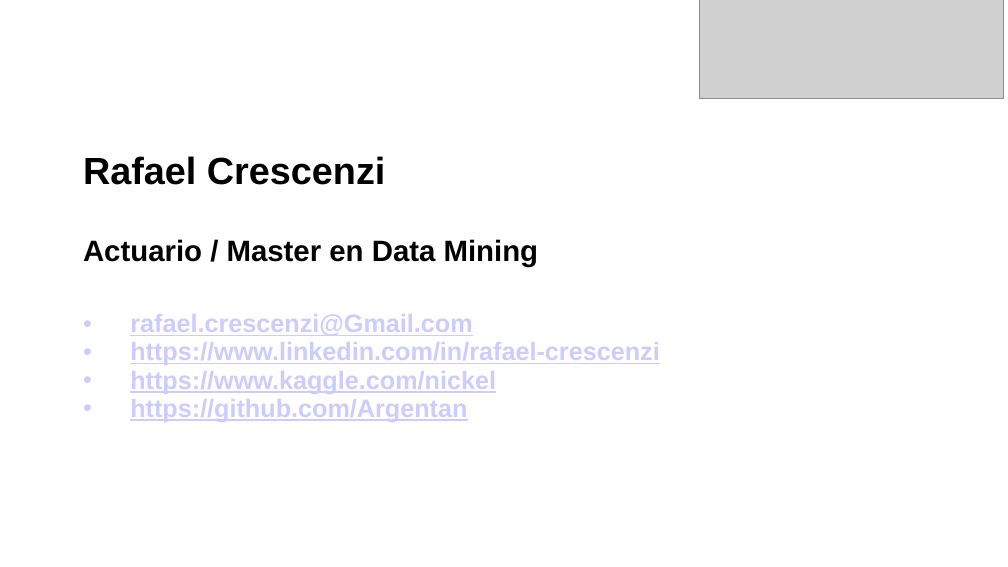
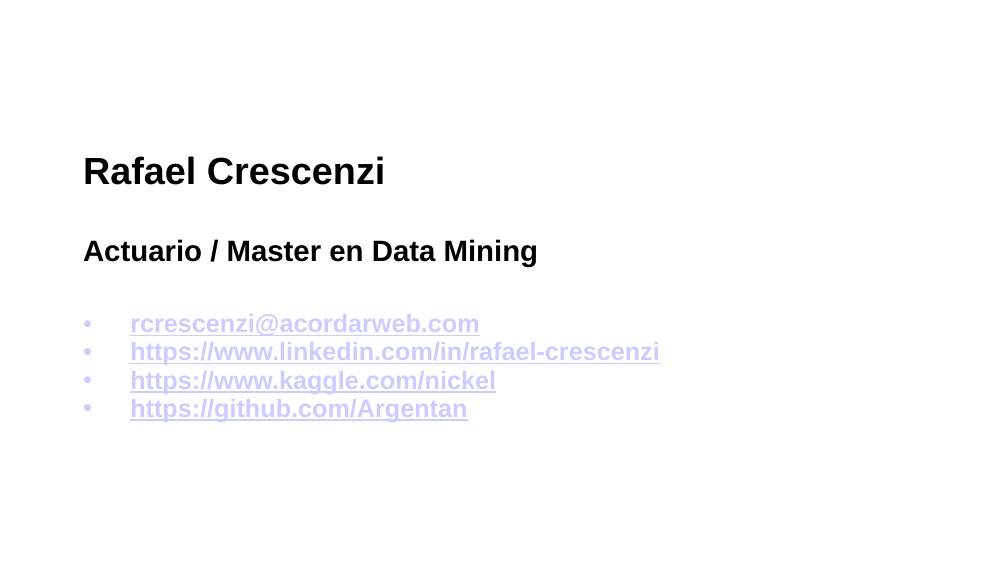
Before and after one commit to Argentan/DDA, a slide deck: slide 2 of 5. aprendizaje reforzado.pptx. Drawn at 1008x567 pixels with LibreOffice and Linux fonts; fonts in the diff are those of the drawing; grey boxes stand for pictures; background and template pictures are left out. Boxes give left, top, right and bottom in pixels: in the first picture for what was removed or moved away, otherwise in the second. Text is boxed around its words. In the diff, an @@ line names an element or a change of style, - is before the commit and + after.

```diff
--- a/5. aprendizaje reforzado.pptx
+++ b/5. aprendizaje reforzado.pptx
@@ picture removed at (699,0,1003,99) @@
@@ text at (130,314,479,336): text changed @@
-    • rafael.crescenzi@Gmail.com
+    • rcrescenzi@acordarweb.com
```
Also in this commit, not shown: 10 other slides changed, 13 other files.
